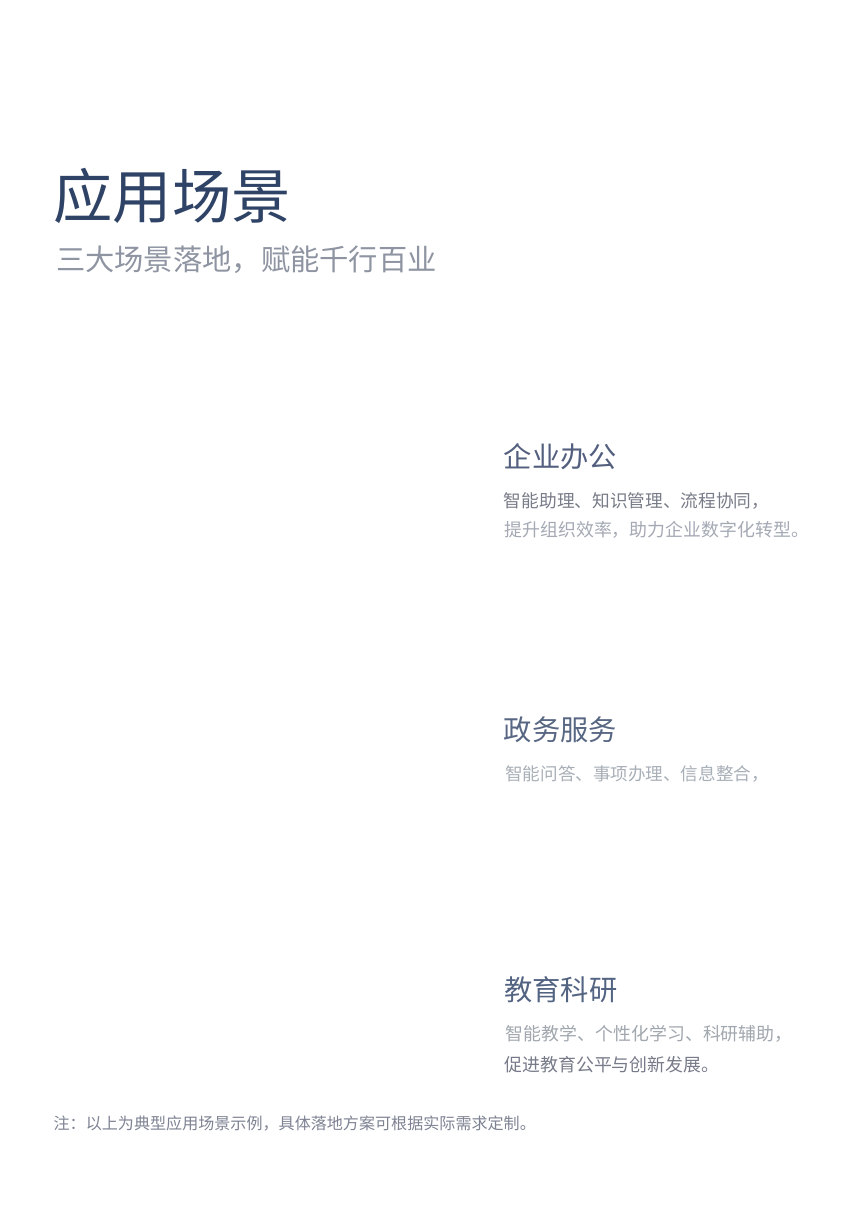
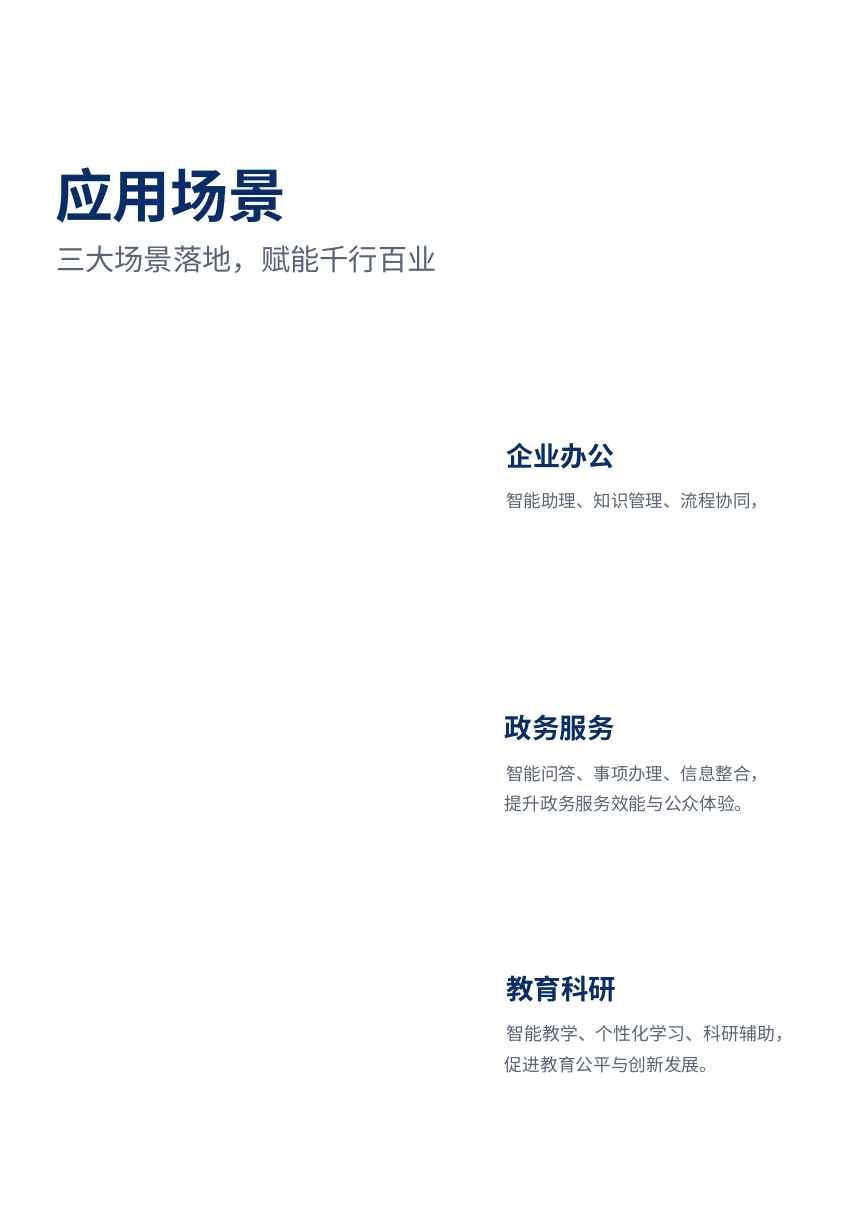
Before and after one commit to xiaoguo96/pdf2pptx, a slide deck: slide 7 of samples/output_测试3_editable.pptx. Drawn at 866x1232 pixels with LibreOffice and Linux fonts; fonts in the diff are those of the drawing; background and template pictures are left out. Boxes give left, top, right and bottom in pixels: in the first picture for what was removed or moved away, otherwise in the second. Text is boxed around its words. In the diff, an @@ line names an element or a change of style, - is before the commit and + after.

```diff
--- a/samples/output_测试3_editable.pptx
+++ b/samples/output_测试3_editable.pptx
@@ text "应用场景" at (55,167,286,223): size 58.3 to 56.8 pt, text colour #2F4366 to #082D68, bold on @@
@@ text "三大场景落地，赋能千行百业" at (56,245,437,273): text colour #8E94A1 to #596474 @@
@@ text "企业办公" at (506,443,614,469): size 27.8 to 26.6 pt, text colour #535F7E to #082D68, bold on @@
@@ text "智能助理、知识管理、流程协同，" at (506,492,768,509): size 17.4 to 17.2 pt, text colour #787C88 to #596474 @@
@@ text removed at (504,521,809,538) @@
-提升组织效率，助力企业数字化转型。
@@ text "政务服务" at (505,714,615,741): size 27.8 to 27 pt, text colour #576683 to #082D68, bold on @@
@@ text "智能问答、事项办理、信息整合，" at (506,765,768,782): size 17.3 to 17.2 pt, text colour #A8AFB7 to #596474 @@
@@ text added at (505,795,753,812), 17.4 pt, text #596474 @@
+提升政务服务效能与公众体验。
@@ text "教育科研" at (506,975,616,1002): size 27.8 to 27 pt, text colour #536382 to #082D68, bold on @@
@@ text "智能教学、个性化学习、科研辅助，" at (506,1025,793,1042): text colour #A1A7AE to #596474 @@
@@ text "促进教育公平与创新发展。" at (505,1056,717,1073): size 17.6 to 17.4 pt, text colour #777B89 to #596474 @@
@@ text removed at (54,1115,536,1131) @@
-注：以上为典型应用场景示例，具体落地方案可根据实际需求定制。
```
Also in this commit, not shown: 7 other slides changed, 23 other files.
